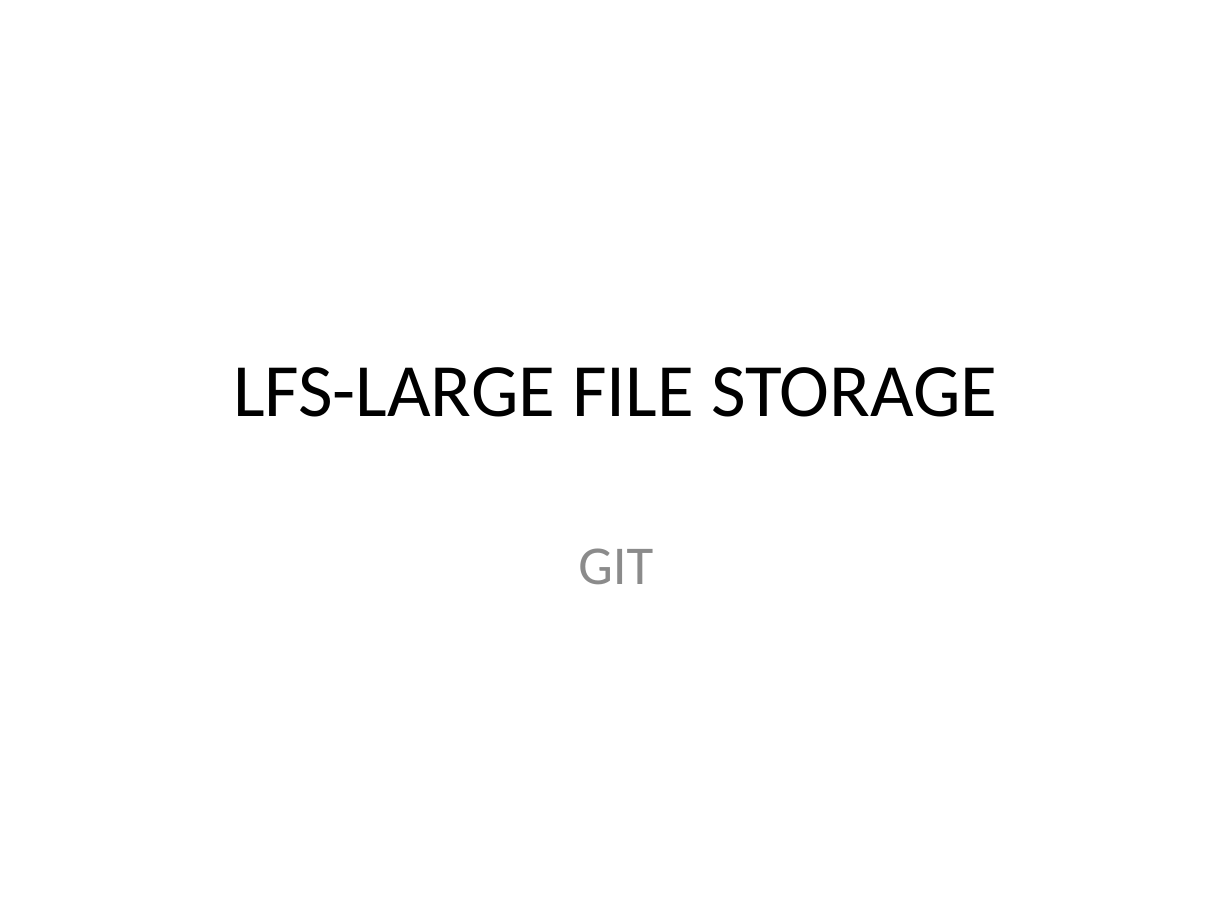
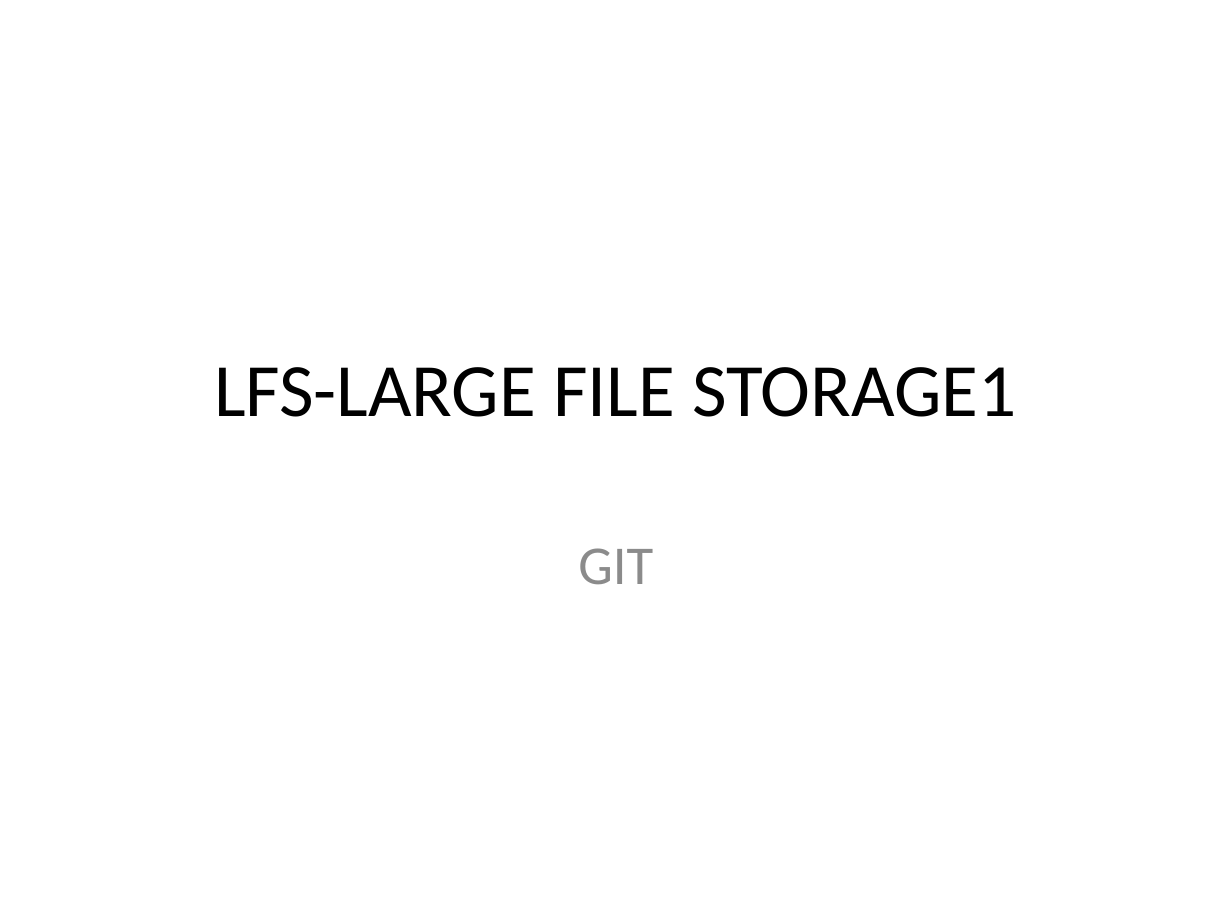
Before and after one commit to dilipsastry12/dilip, a slide deck: slide 1 of LFS_presentation.pptx. Drawn at 1232x924 pixels with LibreOffice and Linux fonts; fonts in the diff are those of the drawing. Boxes give left, top, right and bottom in pixels: in the first picture for what was removed or moved away, otherwise in the second. Text is boxed around its words. In the diff, an @@ line names an element or a change of style, - is before the commit and + after.

Commit message:
add

```diff
--- a/LFS_presentation.pptx
+++ b/LFS_presentation.pptx
@@ title at bbox=[214, 367, 1017, 417]: text changed @@
-LFS-LARGE FILE STORAGE
+LFS-LARGE FILE STORAGE1
```
